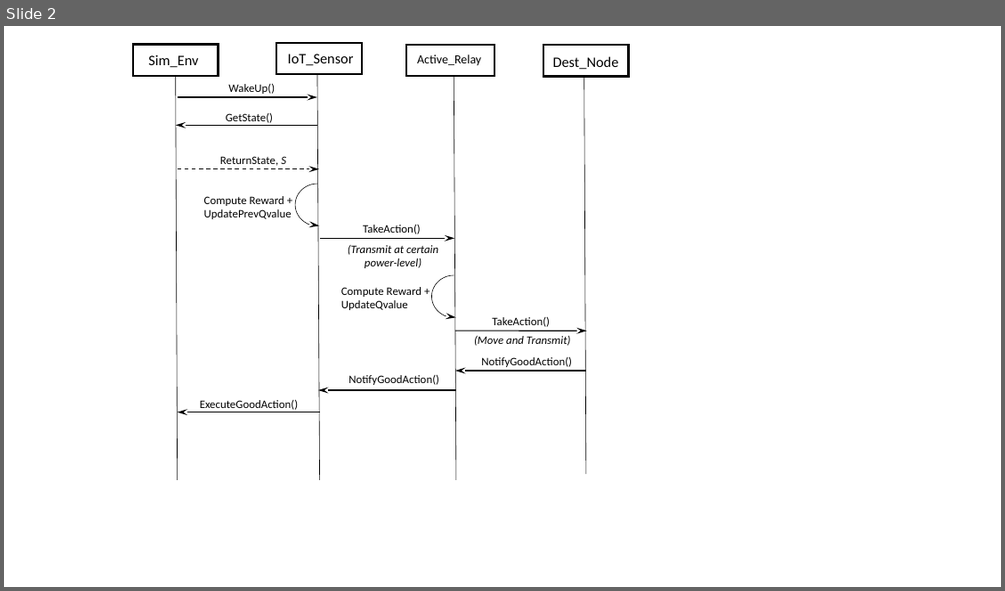
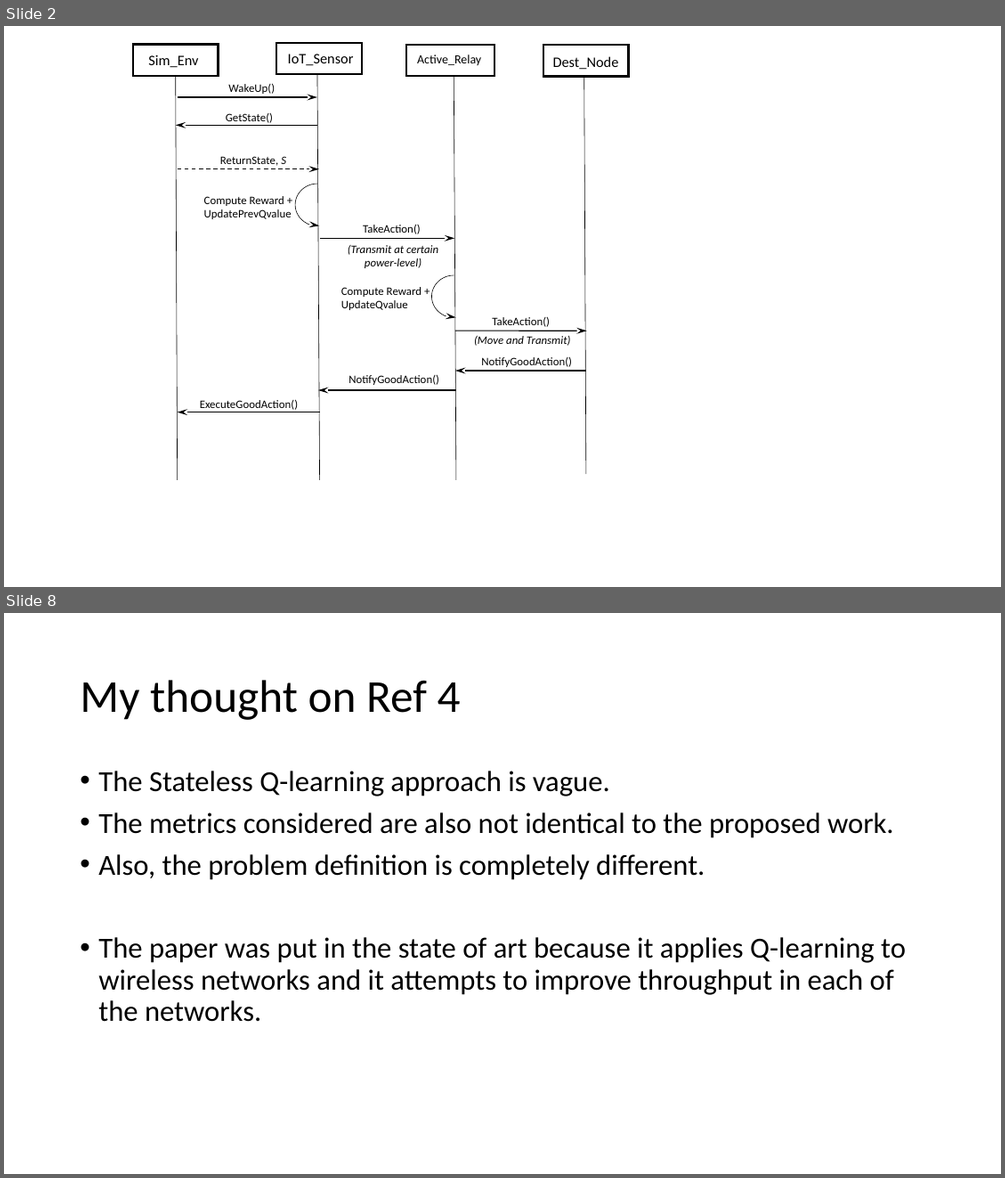
Before and after one commit to tunjiomoniwa/RLwork, a slide deck: UML IoT paper.pptx. Shown one above the other, each under a label of ours: slide 2 before the commit, slides 2 and 8 after it; the slides between them are not shown. The pictures are 1005x591 and 1005x1178 pixels, drawn with LibreOffice and Linux fonts; fonts in the diff are those of the drawing. Boxes give left, top, right and bottom in pixels: in the first picture for what was removed or moved away, otherwise in the second. Text is boxed around its words. In the diff, an @@ line names an element or a change of style, - is before the commit and + after.

```diff
--- a/UML IoT paper.pptx
+++ b/UML IoT paper.pptx
@@ slide 8 added at [4,613,1001,1174], background #FFFFFF @@
@@ title added at [80,680,461,720], 44 pt, text #000000 @@
+My thought on Ref 4
@@ text added at [98,771,906,1022], 28 pt, text #000000 @@
+• The Stateless Q-learning approach is vague.
+• The metrics considered are also not identical to the proposed work.
+• Also, the problem definition is completely different.
+• The paper was put in the state of art because it applies Q-learning to wireless networks and it attempts to improve throughput in each of the networks.
```
Also in this commit, not shown: 1 slide changed, 10 other slides added, 9 other files.
